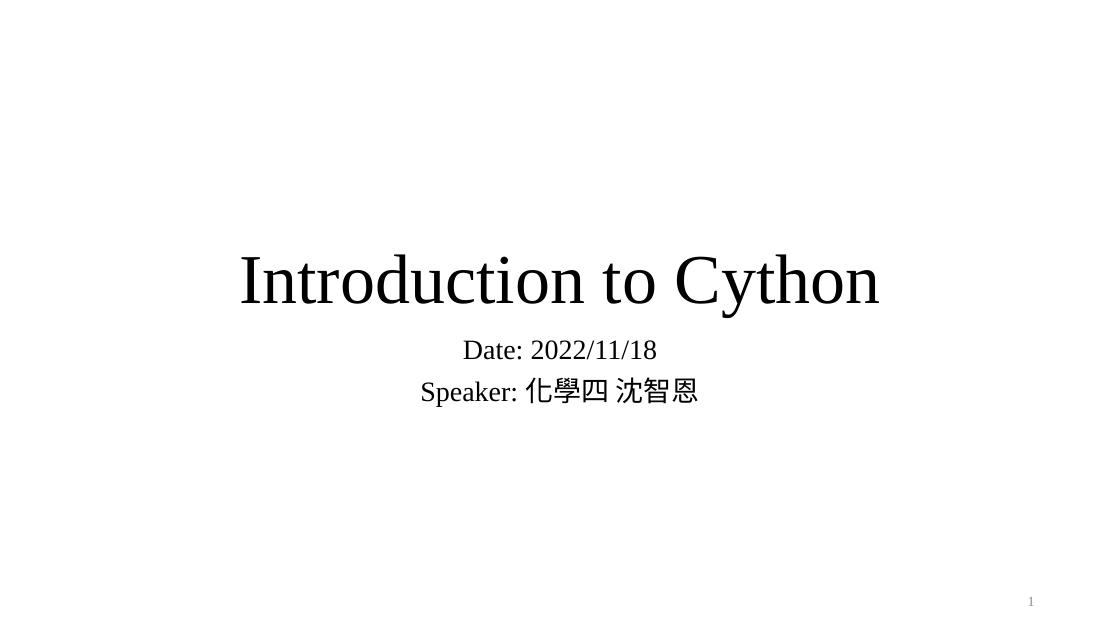
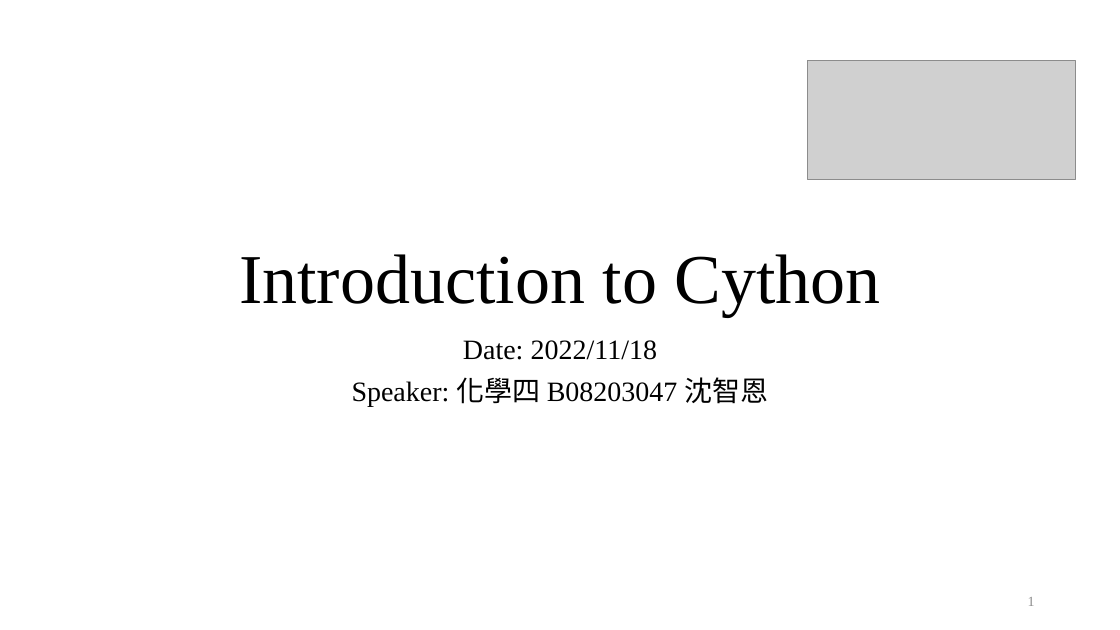
Before and after one commit to Ch-EnShen/intro_to_cp_I_mid, a slide deck: slide 1 of Introduction to cython.pptx. Drawn at 1120x630 pixels with LibreOffice and Linux fonts; fonts in the diff are those of the drawing; grey boxes stand for pictures. Boxes give left, top, right and bottom in pixels: in the first picture for what was removed or moved away, otherwise in the second. Text is boxed around its words. In the diff, an @@ line names an element or a change of style, - is before the commit and + after.

```diff
--- a/Introduction to cython.pptx
+++ b/Introduction to cython.pptx
@@ picture added at [808,60,1075,180] @@
@@ subtitle at [352,377,768,406]: text changed @@
-Speaker: 化學四 沈智恩
+Speaker: 化學四 B08203047 沈智恩
```
Also in this commit, not shown: 9 other slides changed, 1 slide added, 6 other files.
